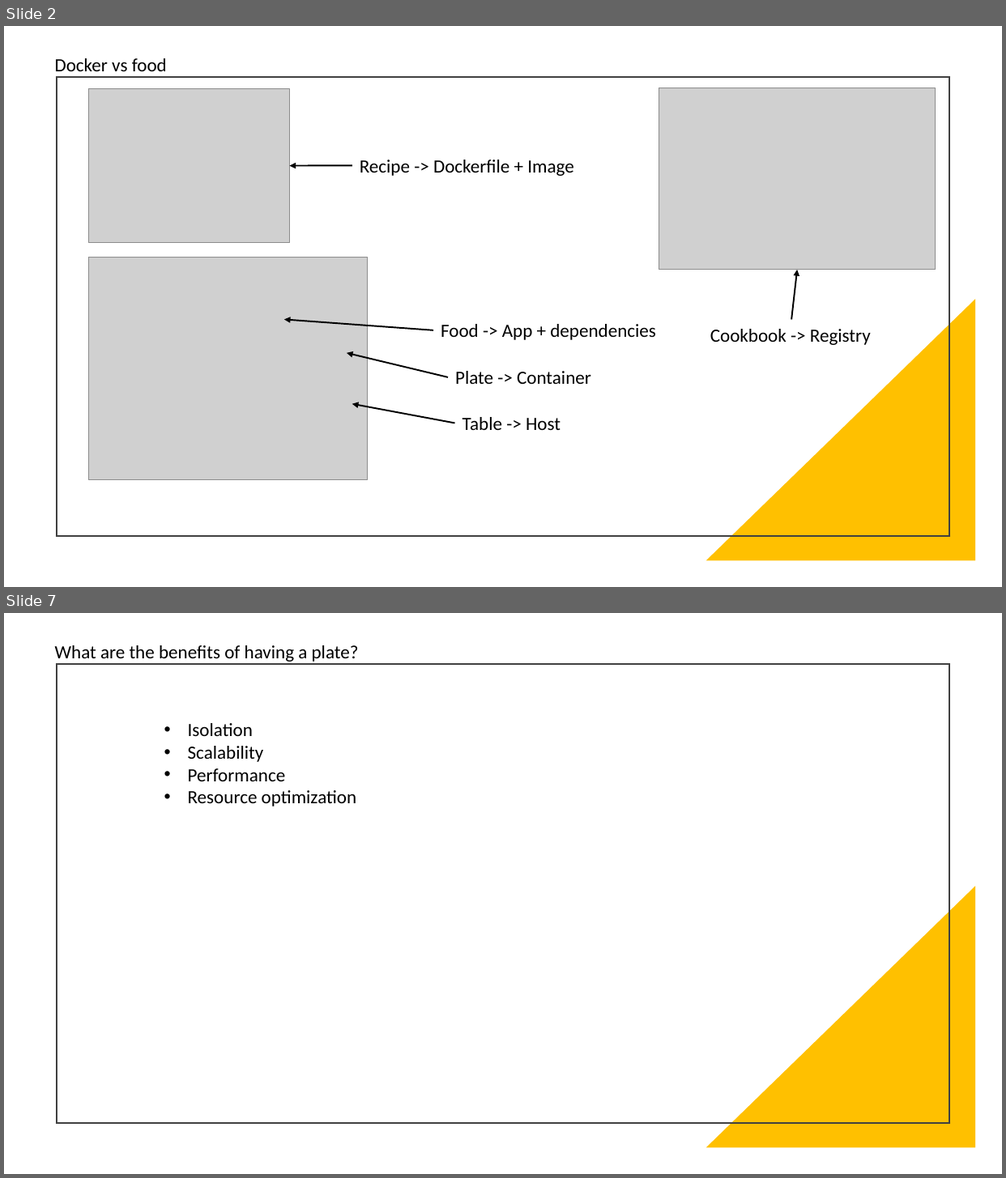
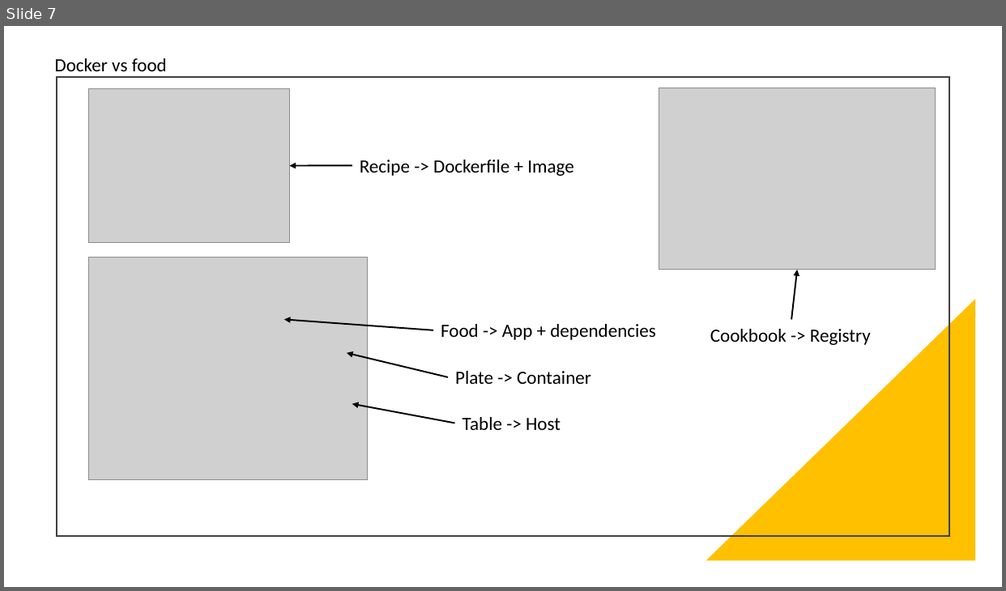
Before and after one commit to santanaguy/hexis-presentations, a slide deck: Docker Delight.pptx. Shown one above the other, each under a label of ours: slides 2 and 7 before the commit, slide 7 after it; the slides between them are not shown. The pictures are 1006x1178 and 1006x591 pixels, drawn with LibreOffice and Linux fonts; fonts in the diff are those of the drawing; grey boxes stand for pictures. Boxes give left, top, right and bottom in pixels: in the first picture for what was removed or moved away, otherwise in the second. Text is boxed around its words. In the diff, an @@ line names an element or a change of style, - is before the commit and + after.

```diff
--- a/Docker Delight.pptx
+++ b/Docker Delight.pptx
@@ slide 7 removed at box(4, 613, 1002, 1174), background #FFFFFF @@
@@ text removed at box(55, 645, 359, 664) @@
-What are the benefits of having a plate?
@@ rectangle removed at box(57, 664, 949, 1122) @@
@@ text removed at box(188, 723, 357, 807) @@
-• Isolation
-• Scalability
-• Performance
-• Resource optimization
@@ right triangle removed at box(706, 886, 976, 1148) @@
@@ what was slide 2 is now slide 7 @@
```
Also in this commit, not shown: 3 slides changed, 26 slides added, 4 other slides removed, 2 other files.
